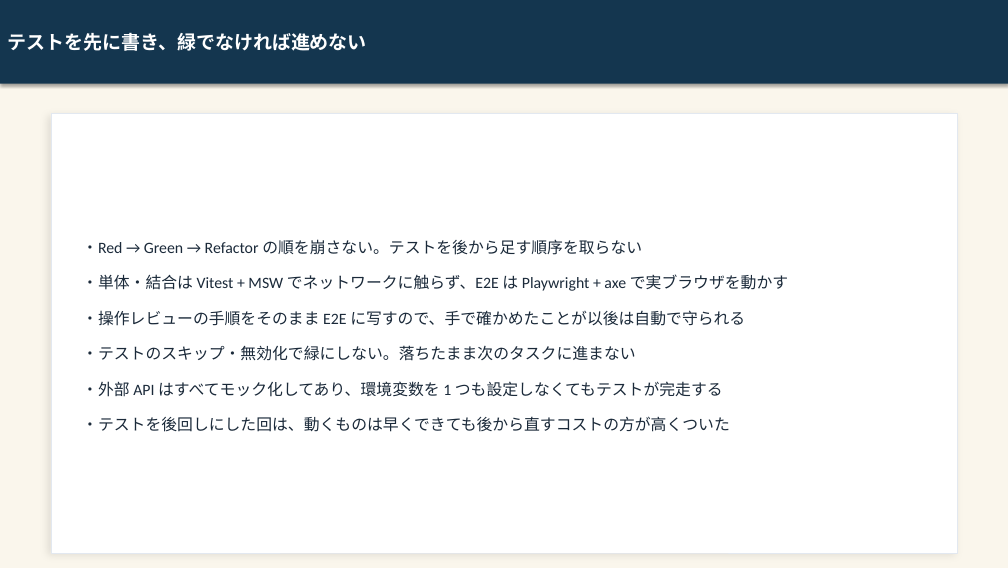
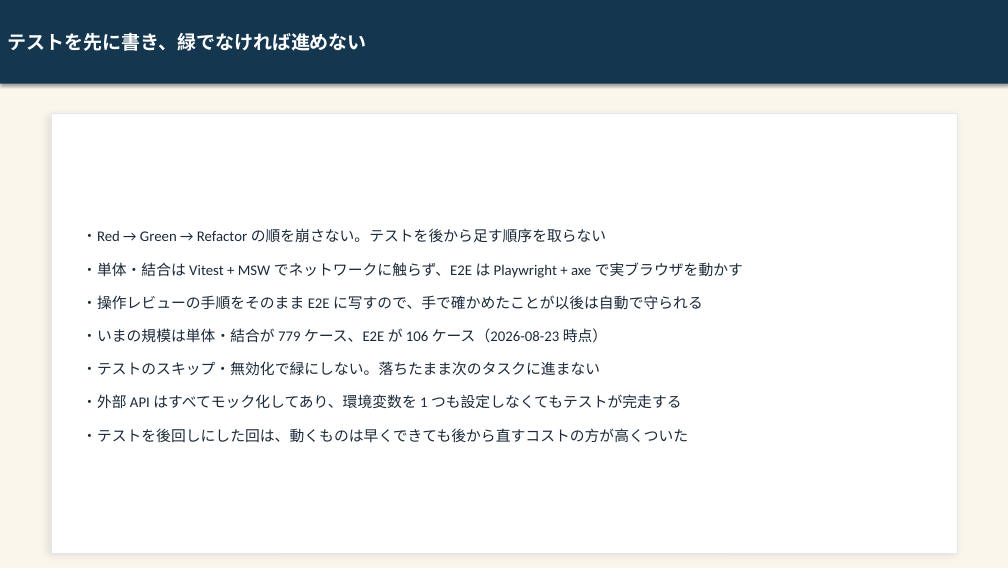
Before and after one commit to kai-kou/gem-hunter, a slide deck: slide 12 of content/slides/project-explanation-20260822/output/gem-hunter_text.pptx (slide 11 before the commit). Drawn at 1008x568 pixels with LibreOffice and Linux fonts; fonts in the diff are those of the drawing. Boxes give left, top, right and bottom in pixels: in the first picture for what was removed or moved away, otherwise in the second. Text is boxed around its words. In the diff, an @@ line names an element or a change of style, - is before the commit and + after.

```diff
--- a/content/slides/project-explanation-20260822/output/gem-hunter_text.pptx
+++ b/content/slides/project-explanation-20260822/output/gem-hunter_text.pptx
@@ text at box(82, 228, 743, 443): size 15 to 14 pt in "・Red → Green → Refactor の順を崩さない。テストを後から足す順序を取らない", "・単体・結合は Vitest + MSW でネットワークに触らず、E2E は Playwright ...", "・操作レビューの手順をそのまま E2E に写すので、手で確かめたことが以後は自動で守られる", "・テストのスキップ・無効化で緑にしない。落ちたまま次のタスクに進まない" and 2 more places @@
@@ text at box(82, 328, 607, 343): paragraph added @@
+・いまの規模は単体・結合が 779 ケース、E2E が 106 ケース（2026-08-23 時点）
```
Also in this commit, not shown: 11 other slides changed, 2 slides added, 4 other files.
